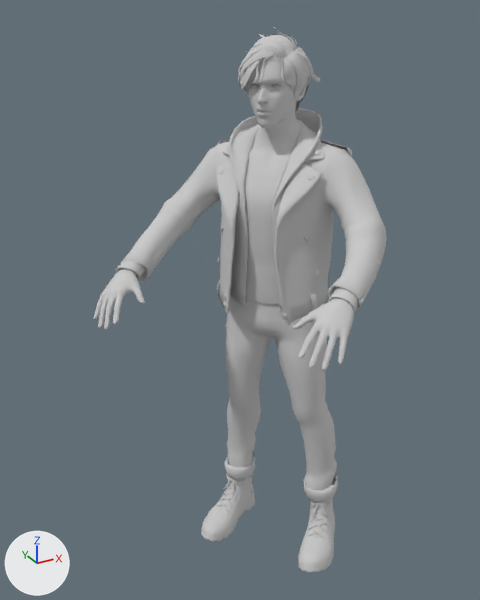
One commit to the FBX model Assets/Characters/Zerom/Animations/pc_sit.FBX: the scene before it, then after it.
Camera for both pictures: a 50 mm lens placed at (-1.129, -1.792, 1.727), pointed at (-0.196, -0.096, 0.878). The lights are fixed; the arrows at lower left show +X, +Y and +Z. Where no turn or scale is listed for an object, it has been applied to the vertices.

Names of what the first picture shows: 'jerome_clothes', 'jerome_eyespec', 'jerome_hairbase', 'jerome_hairflow', 'jerome_skin'.
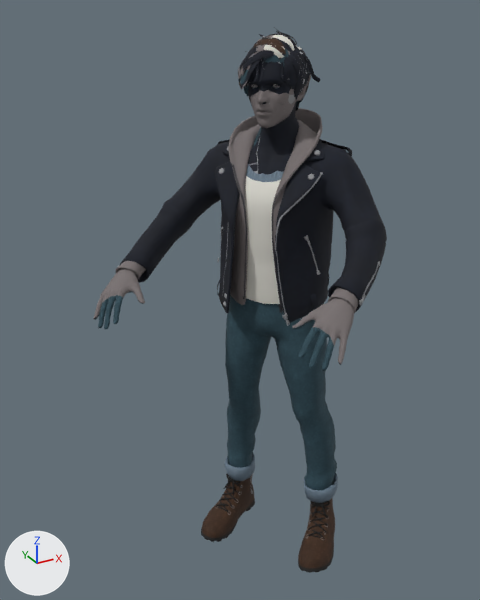
The newer file is also turned or shifted as a whole; pictures and numbers use the older file's frame.

Where the change shows, as pixel boxes (x1, y1, x2, y2) in the pictures (480 x 600 px):
```json
{"object": "jerome_clothes", "change": "surface changed", "before": [116, 108, 387, 573], "after": [116, 108, 387, 573], "on screen": "grey to black"}
{"object": "jerome_skin", "change": "surface changed", "before": [93, 61, 354, 371], "after": [93, 61, 354, 371]}
{"object": "jerome_hairflow", "change": "surface changed", "before": [238, 27, 320, 111], "after": [238, 27, 320, 111], "on screen": "grey to black"}
{"object": "jerome_hairbase", "change": "surface changed", "before": [259, 48, 298, 66], "after": [259, 48, 298, 66]}
{"object": "jerome_eyespec", "change": "surface changed", "before": [251, 85, 280, 88], "after": [251, 85, 280, 88]}
{"object": "jerome_eyelash", "change": "surface changed", "before": [249, 84, 281, 88], "after": [249, 84, 281, 88]}
```

The change, as JSON lines over the scene's bpy script:
```json
{"op": "add", "block": "img_jerome_clothes_0430_al_png", "code": ["img_jerome_clothes_0430_al_png = load_image('jerome_clothes_0430_Al.png', '../Textures/jerome_clothes_0430_Al.png', 2048, 2048, 'sRGB')"]}
{"op": "remove", "block": "mat_default", "code": "mat_default.base_color = (0.588, 0.588, 0.588)  # light grey #cacaca"}
{"op": "add", "block": "mat_default", "code": "mat_default.texture = img_jerome_clothes_0430_al_png"}
```
